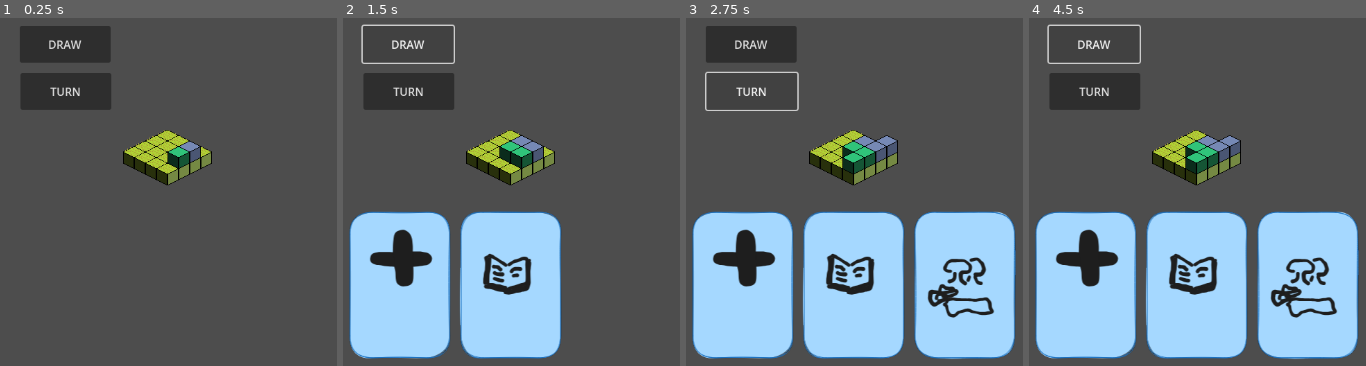
Above: before the commit, frames 1-4 (left to right).
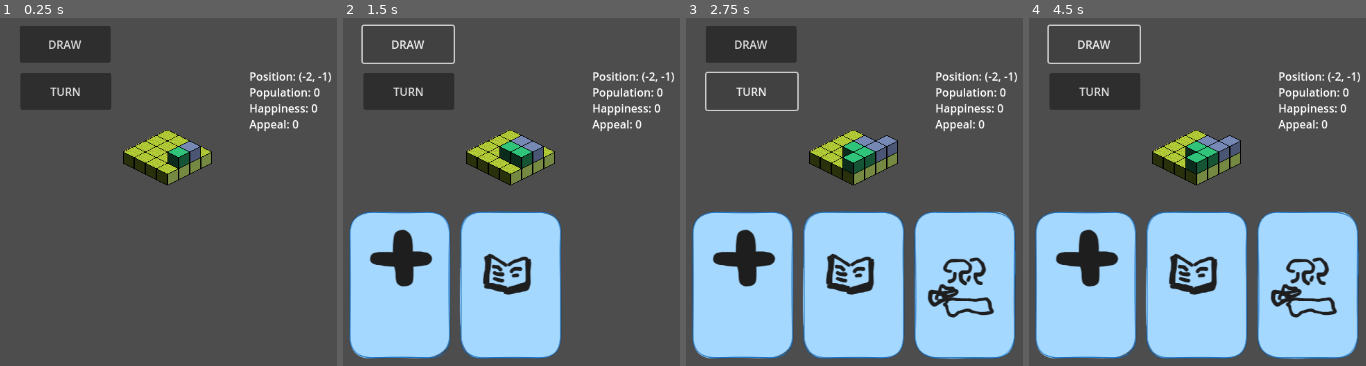
Above: after the commit, the same moments.

Repository: ShallowBitGames/urbania
Game: Godot game, scene res://node_2d.tscn
The game is run twice, just before and just after one commit, with the same random seed, the same clock (stepped at 60 frames per second) and the same inputs.
Inputs:
- Up to frame 1 (0.25 s): no input
- Up to frame 2 (1.5 s): click "TURN" at 0.5 s; click "DRAW" at 1.25 s
- Up to frame 3 (2.75 s): click "TURN" at 2 s
- Up to frame 4 (4.5 s): click "DRAW" at 2.75 s; click "TURN" at 3.5 s; click "DRAW" at 4.25 s

The runs differ from the first frame. In frame 1, 1.1% of the frame differs, in the area x 73-99%, y 15-33%; in frame 2, 1.1%; in frame 3, 1.1%; in frame 4, 1.1%.

Commit message:
show block stats

Diff:
--- a/node_2d.tscn
+++ b/node_2d.tscn
@@ -1,9 +1,10 @@
-[gd_scene load_steps=5 format=4 uid="uid://dt0t5u6xx85yc"]
+[gd_scene load_steps=6 format=4 uid="uid://dt0t5u6xx85yc"]
 
 [ext_resource type="Script" path="res://scripts/main.gd" id="1_slnsu"]
 [ext_resource type="TileSet" uid="uid://bawg2sfxgyuug" path="res://blocks.tres" id="2_jh2l2"]
 [ext_resource type="Script" path="res://scripts/tml_buildings.gd" id="3_sto6c"]
 [ext_resource type="Script" path="res://scripts/hand.gd" id="4_6yttl"]
+[ext_resource type="Script" path="res://scripts/txt_stats.gd" id="5_gqua8"]
 
 [node name="Game" type="Node"]
 script = ExtResource("1_slnsu")
@@ -37,5 +38,16 @@
 offset_bottom = 203.0
 text = "DRAW"
 
+[node name="txt_stats" type="RichTextLabel" parent="."]
+offset_left = 118.0
+offset_top = -113.0
+offset_right = 273.0
+offset_bottom = -18.0
+text = "Position:
+Population:
+Happiness:
+Appeal:"
+script = ExtResource("5_gqua8")
+
 [connection signal="pressed" from="TestButtons/btn_turn" to="." method="_on_btn_turn_pressed"]
 [connection signal="pressed" from="TestButtons/btn_draw" to="." method="_on_btn_draw_pressed"]
--- a/scripts/hand.gd
+++ b/scripts/hand.gd
@@ -24,6 +24,10 @@
 # Called when the node enters the scene tree for the first time.
 func _ready() -> void:
 	pass
+
+func rearrange_slots():
+	var active_cards = get_child_count()
+
 
 func load_card(cardID) -> Card:
 	var datapath = card_data[cardID]
@@ -53,8 +57,8 @@
 			count += 1
 	return count
 
-func remove_card(cardID):
-	pass
+func remove_card(card):
+	remove_child(card)
 
 
 # 'clicked' here is selected -> should be raised, all others lowers
--- a/scripts/main.gd
+++ b/scripts/main.gd
@@ -4,8 +4,15 @@
 
 enum Card {CLINIC, LIBRARY, PARK}
 
-const BLOCK_TYPE = "blocktype"
-const POPULATION = "population"
+enum BlockData {
+	BLOCK_TYPE,
+	POPULATION,
+	QOL,
+	APPEAL
+}
+
+#const BLOCK_TYPE = "blocktype"
+#const POPULATION = "population"
 
 var tile_data : Array
 
@@ -32,35 +39,43 @@
 		tile_data[i] = []
 		tile_data[i].resize(map_size.y)
 		for j in tile_data[i].size():
-			tile_data[i][j] = {BLOCK_TYPE: Block.NONE, POPULATION: 0}
+			tile_data[i][j] = {}
+			tile_data[i][j][BlockData.BLOCK_TYPE] = Block.NONE
+			tile_data[i][j][BlockData.POPULATION] = 0
+			tile_data[i][j][BlockData.QOL] = 0
+			tile_data[i][j][BlockData.APPEAL] = 0
+
+			#tile_data[i][j] = {BLOCK_TYPE: Block.NONE, POPULATION: 0}
 
 #	print(tile_data)
 	build_block(Vector2i(0,-1), Block.MIXED, 100)
 	build_block(Vector2i(0,0), Block.TRENDY, 215)
 #	print(tile_data)
 
-
 	#hand = []
 	#draw_stone()
 	#draw_stone()
 	#draw_stone()
 
 
-func getPopulation(coords: Vector2i):
-	return tile_data[coords.x][coords.y][POPULATION]
-
-func getType(coords: Vector2i):
-	return tile_data[coords.x][coords.y][BLOCK_TYPE]
-
-#func getTotalPopulation():
-#	pass
-
-func setPopulation(coords: Vector2i, population: int):
-	tile_data[coords.x][coords.y][POPULATION] = population
-
-func setType(coords: Vector2i, type):
-	tile_data[coords.x][coords.y][BLOCK_TYPE] = type
-
+func _process(delta: float) -> void:
+	var mouse_pos = $TML_Base.local_to_map($TML_Base.get_local_mouse_position())
+	var position = base_to_build(mouse_pos)
+
+	if inside_boundaries(position):
+		$TML_Buildings.get_cell_tile_data(position)
+		var bd = getBlockDataAll(position)
+		$txt_stats.showInfo(position, bd[BlockData.POPULATION],
+							bd[BlockData.QOL], bd[BlockData.APPEAL])
+
+func getBlockDataAll(coords: Vector2i):
+	return tile_data[coords.x][coords.y]
+
+func getBlockData(coords: Vector2i, datatype):
+	return tile_data[coords.x][coords.y][datatype]
+
+func setBlockData(coords: Vector2i, datatype, value: int):
+	tile_data[coords.x][coords.y][datatype] = value
 
 func _input(event):
 
@@ -74,7 +89,7 @@
 
 		elif $TML_Buildings.get_cell_tile_data(position):
 			print("population:")
-			print(getPopulation(position))
+			print(getBlockData(position, BlockData.POPULATION))
 			spread_block(position)
 
 		elif !is_buildable(position):
@@ -85,6 +100,7 @@
 			if $Hand.get_selected_card():
 				var card = $Hand.get_selected_card()
 				build_from_card(card, position)
+				$Hand.remove_card(card)
 			else:
 				build_block(position,Block.MIXED,100)
 
@@ -94,7 +110,7 @@
 	var block_positions = $TML_Buildings.get_used_cells()
 
 	for coord in block_positions:
-		if getPopulation(coord) >= spread_threshold:
+		if getBlockData(coord, BlockData.POPULATION) >= spread_threshold:
 			spread_block(coord)
 
 func pass_turn():
@@ -120,9 +136,8 @@
 	var atlas_coords = block_atlas[type]
 	$TML_Buildings.set_cell(coords, 1, atlas_coords)
 
-	setPopulation(coords, population)
-	setType(coords, type)
-
+	setBlockData(coords, BlockData.POPULATION, population)
+	setBlockData(coords, BlockData.BLOCK_TYPE, type)
 
 func build_from_card(card, position):
 	$TML_Buildings.set_cell(position, 1, Vector2i(0,0))
@@ -145,8 +160,8 @@
 
 	#var type = $TML_Buildings.get_cell_tile_data(position).get_custom_data(BLOCK_TYPE)
 	#var orig_population = $TML_Buildings.get_cell_tile_data(position).get_custom_data(POPULATION)
-	var type = getType(position)
-	var og_population = getPopulation(position)
+	var type = getBlockData(position, BlockData.BLOCK_TYPE)
+	var og_population = getBlockData(position, BlockData.POPULATION)
 	var population = og_population / 5
 
 	# get free space with maximum attractiveness
--- /dev/null
+++ b/scripts/txt_stats.gd
@@ -0,0 +1,8 @@
+extends RichTextLabel
+
+
+func showInfo(position : Vector2i, population : int, happiness : int, appeal : int):
+	self.text = "Position: " +  str(position) + "\n"
+	self.text += "Population: " + str(population) + "\n"
+	self.text += "Happiness: " + str(happiness) + "\n"
+	self.text += "Appeal: " + str(appeal) + "\n"
Not shown, changed: .gitignore
